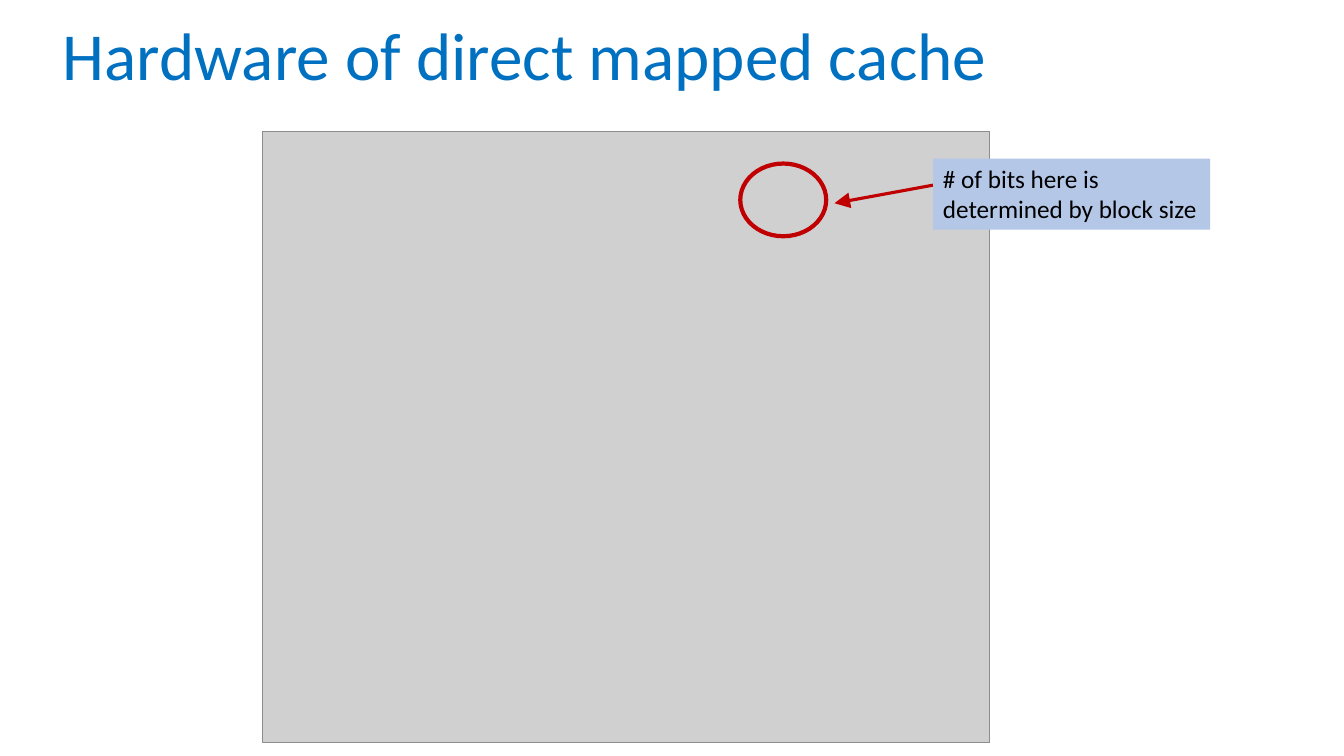
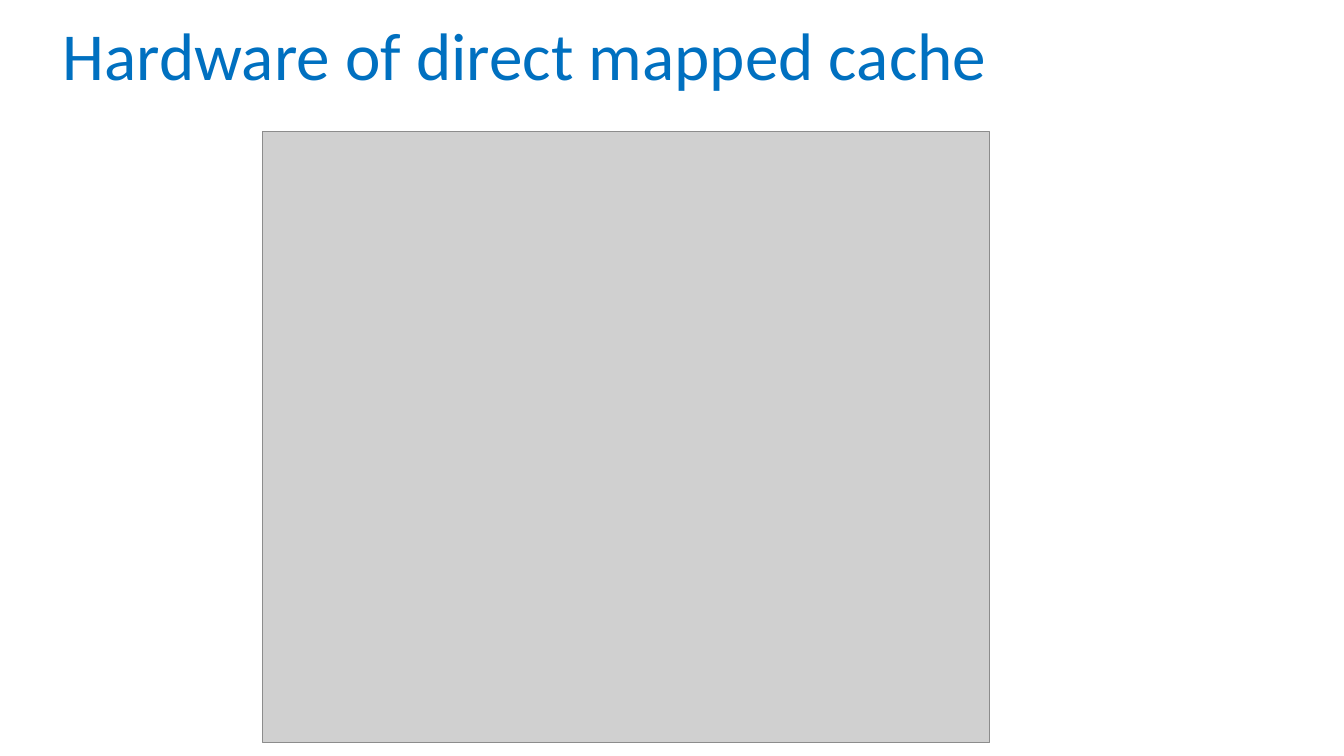
Before and after one commit to NYU-CSO/nyu-cso.github.io, a slide deck: slide 21 of notes/arch-mem.pptx (slide 18 before the commit). Drawn at 1344x756 pixels with LibreOffice and Linux fonts; fonts in the diff are those of the drawing; grey boxes stand for pictures. Boxes give left, top, right and bottom in pixels: in the first picture for what was removed or moved away, otherwise in the second. Text is boxed around its words. In the diff, an @@ line names an element or a change of style, - is before the commit and + after.

```diff
--- a/notes/arch-mem.pptx
+++ b/notes/arch-mem.pptx
@@ ellipse removed at [740, 163, 826, 236] @@
@@ rectangle removed at [934, 158, 1211, 230] @@
-# of bits here is
-determined by block size
@@ arrow removed from (934, 186) to (835, 204) @@
```
Also in this commit, not shown: 21 other slides changed, 4 slides added, 3 slides removed, 1 other file.
